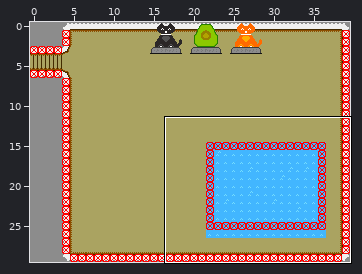
Tiled map: Avocado/data/maps/testing5.tmx. Above: a wide view before the commit, with the close-up outlined.
Close-up. Old version:
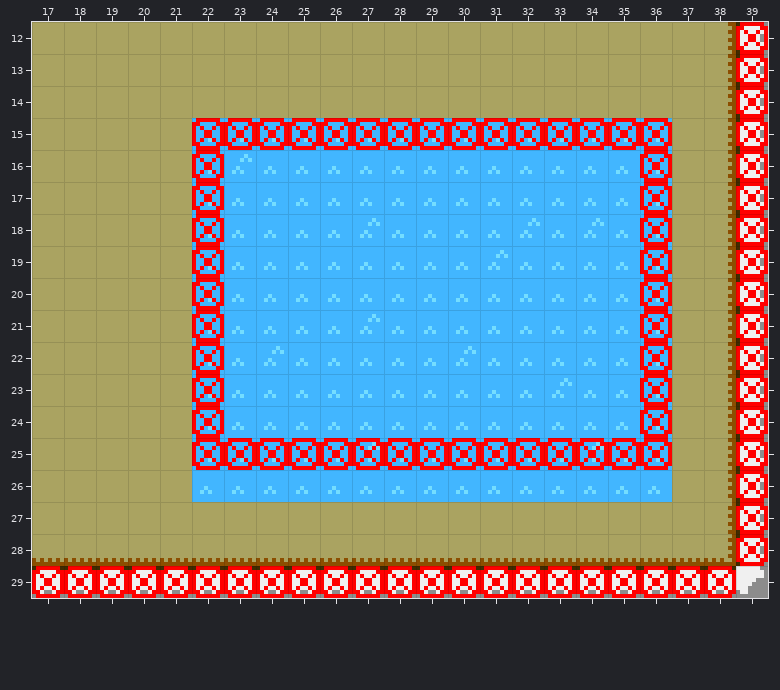
Cells are 8x8 px. Shown: x 17..39, y 12..29.
The result:
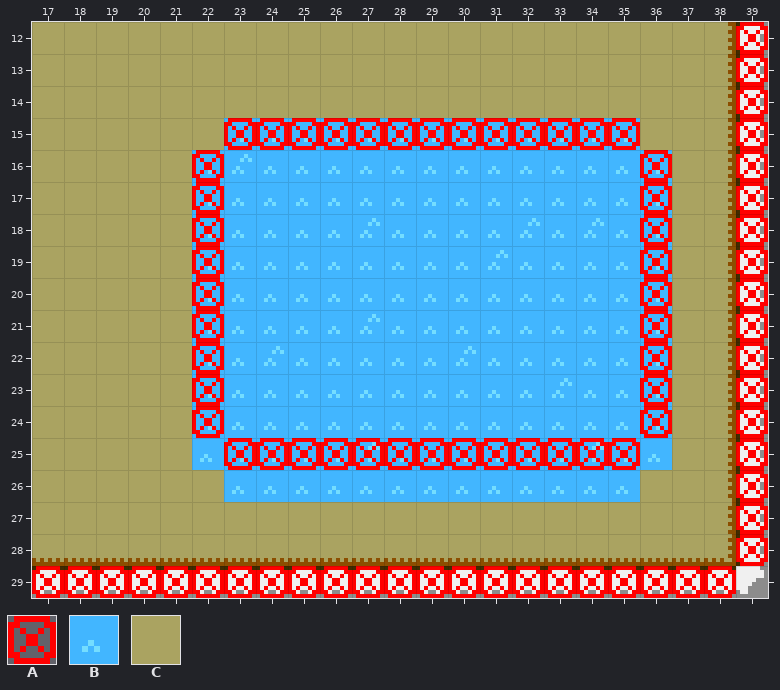
Key: from "spritesheet": A 56, B 66, C 149.
_ is an empty cell.
Tiles replaced or removed in this view: A, B.
Changes in this commit:
Changed rows in their new state; . is an unchanged cell.
Layer "background":
first column x 22:
15 C.............C
first column x 22:
26 C.............C
Layer "collision":
first column x 22:
15 _............._
first column x 22:
25 _............._
Pixel boxes of the changes (left, top, right, bottom) in both close-ups:
changed: (192, 118, 224, 150)
changed: (640, 118, 672, 150)
changed: (192, 438, 224, 502)
changed: (640, 438, 672, 502)
